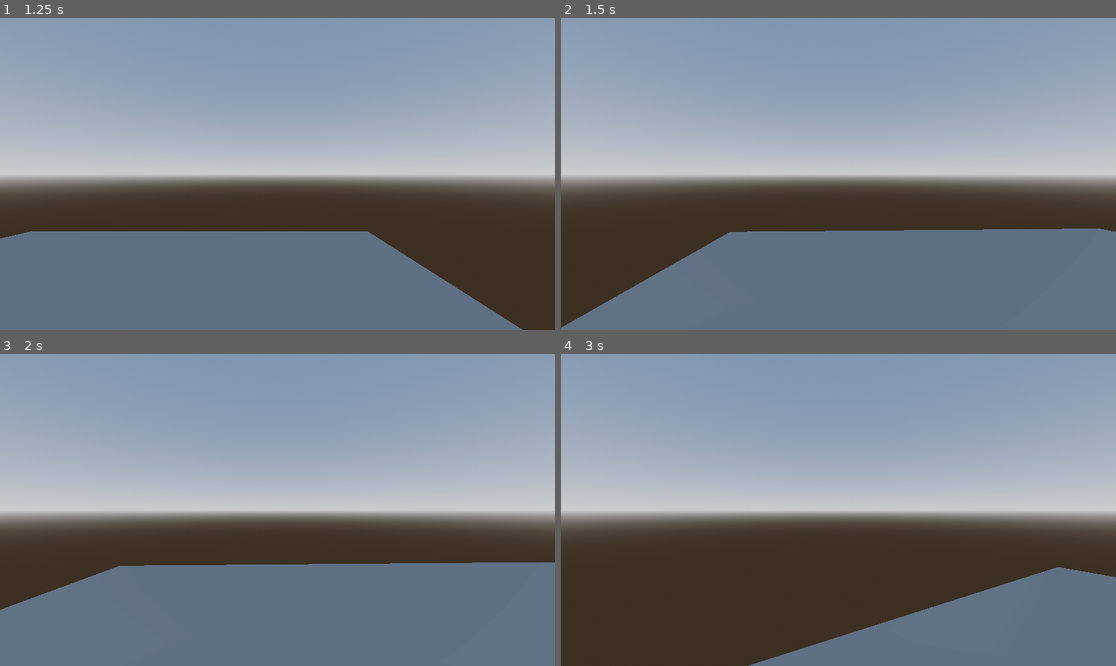
Above: before the commit, frames 1-4 (two rows, left to right).
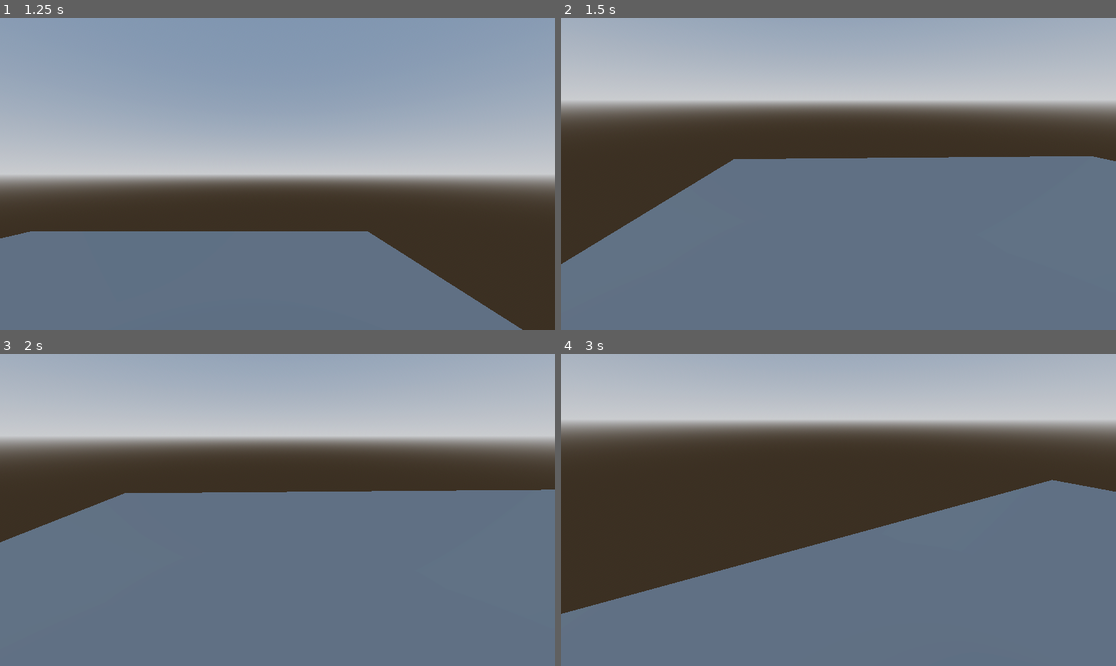
Above: after the commit, the same moments.

Repository: Octoan1/Respawn-Game-Jam-2025
Game: Godot game, scene res://scenes/main.tscn
Two runs of this game, one before a commit and one after it. Both use one fixed random seed, a clock stepped at 60 frames per second and the inputs below.
Inputs (mouse positions are in pixels of both pictures, inside the frame that each line leads up to):
- Up to frame 1 (1.25 s): tap Enter at 0.5 s; move the mouse to (399, 158) at 0.52 s; hold D (move_right) from 0.53 s (still down); click (399, 158) at 0.67 s; tap Space (jump) at 0.77 s
- Up to frame 2 (1.5 s): move the mouse to (810, 174) at 1.27 s; release D (move_right) at 1.28 s; hold W (move_forward) from 1.28 s (still down)
- Up to frame 3 (2 s): keep holding W (move_forward); tap Space (jump) at 1.52 s
- Up to frame 4 (3 s): keep holding W (move_forward); move the mouse to (849, 503) at 2.02 s; move the mouse to (832, 516) at 2.77 s

Frame 1 is identical in both runs. In frame 2, 67% of the frame differs, in the area x 0-100%, y 0-100%; in frame 3, 65%; in frame 4, 80%.
Error before the commit: Attempt to call function 'rotate_x' in base 'null instance' on a null instance. (res://scenes/player.gd:20)

Commit message:
moved camera onto player scene and made it work
works great trust

Diff:
--- a/scenes/main.tscn
+++ b/scenes/main.tscn
@@ -36,5 +36,3 @@
 mesh = SubResource("PlaneMesh_o5qli")
 
 [node name="Player" parent="." instance=ExtResource("1_o5qli")]
-
-[editable path="Player"]
--- a/scenes/player.gd
+++ b/scenes/player.gd
@@ -7,7 +7,7 @@
 # Get the gravity from the project settings to be synced with RigidDynamicBody nodes.
 var gravity: float = ProjectSettings.get_setting("physics/3d/default_gravity")
 @onready var neck := $Neck
-@onready var camera := $Neck/Camera3d
+@onready var camera := $Neck/Camera3D
 
 func _unhandled_input(event: InputEvent) -> void:
 	if event is InputEventMouseButton:
